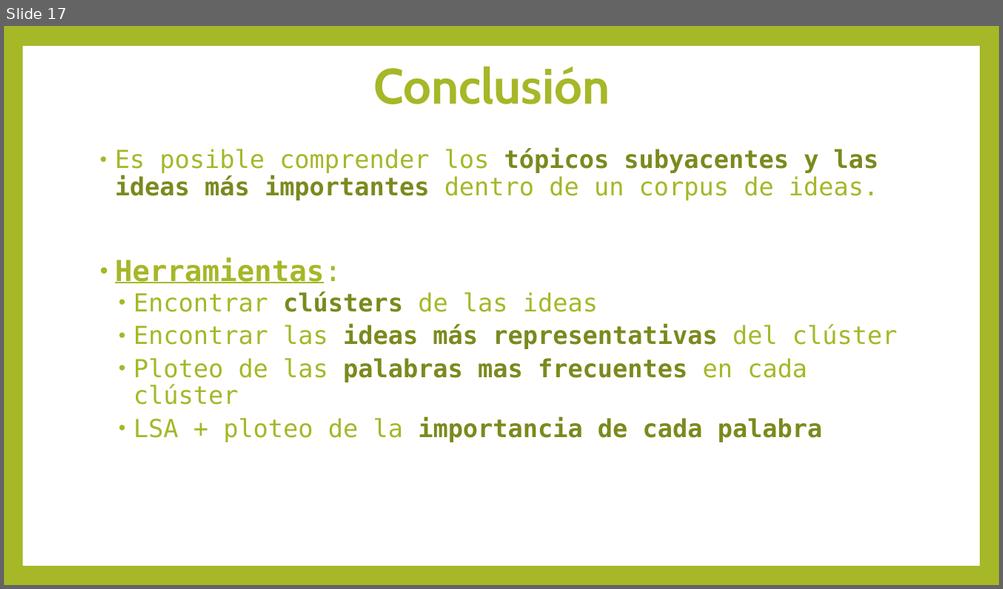
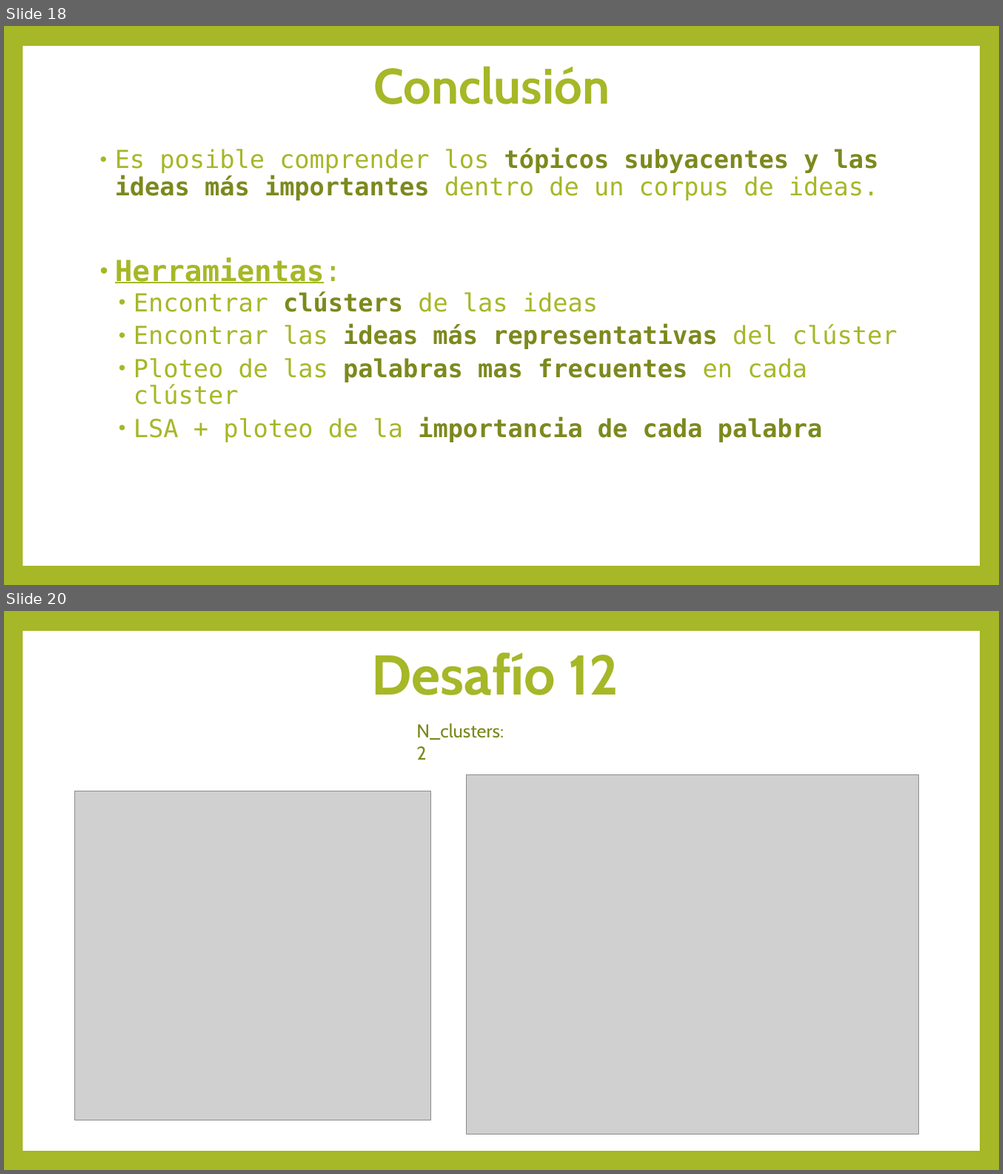
Before and after one commit to felipeaguirre66/PoliticsNLP, a slide deck: Summarization/presentacion_summarization.pptx. Shown one above the other, each under a label of ours: slide 17 before the commit, slides 18 and 20 after it; the slides between them are not shown. The pictures are 1003x589 and 1003x1174 pixels, drawn with LibreOffice and Linux fonts; fonts in the diff are those of the drawing; grey boxes stand for pictures. Boxes give left, top, right and bottom in pixels: in the first picture for what was removed or moved away, otherwise in the second. Text is boxed around its words. In the diff, an @@ line names an element or a change of style, - is before the commit and + after.

```diff
--- a/Summarization/presentacion_summarization.pptx
+++ b/Summarization/presentacion_summarization.pptx
@@ slide 20 added at [4, 611, 999, 1170], background #A6B727; not listed: 1 template element that a slide beside it also shows @@
@@ title added at [372, 652, 618, 695], 54 pt, text #A6B727, bold @@
+Desafío 12
@@ text added at [416, 723, 504, 760], 18 pt, text #7D891D @@
+N_clusters: 2
@@ picture added at [466, 775, 918, 1134] @@
@@ picture added at [75, 792, 431, 1122] @@
@@ what was slide 17 is now slide 18 @@
```
Also in this commit, not shown: 66 other slides added, 4 other files.
